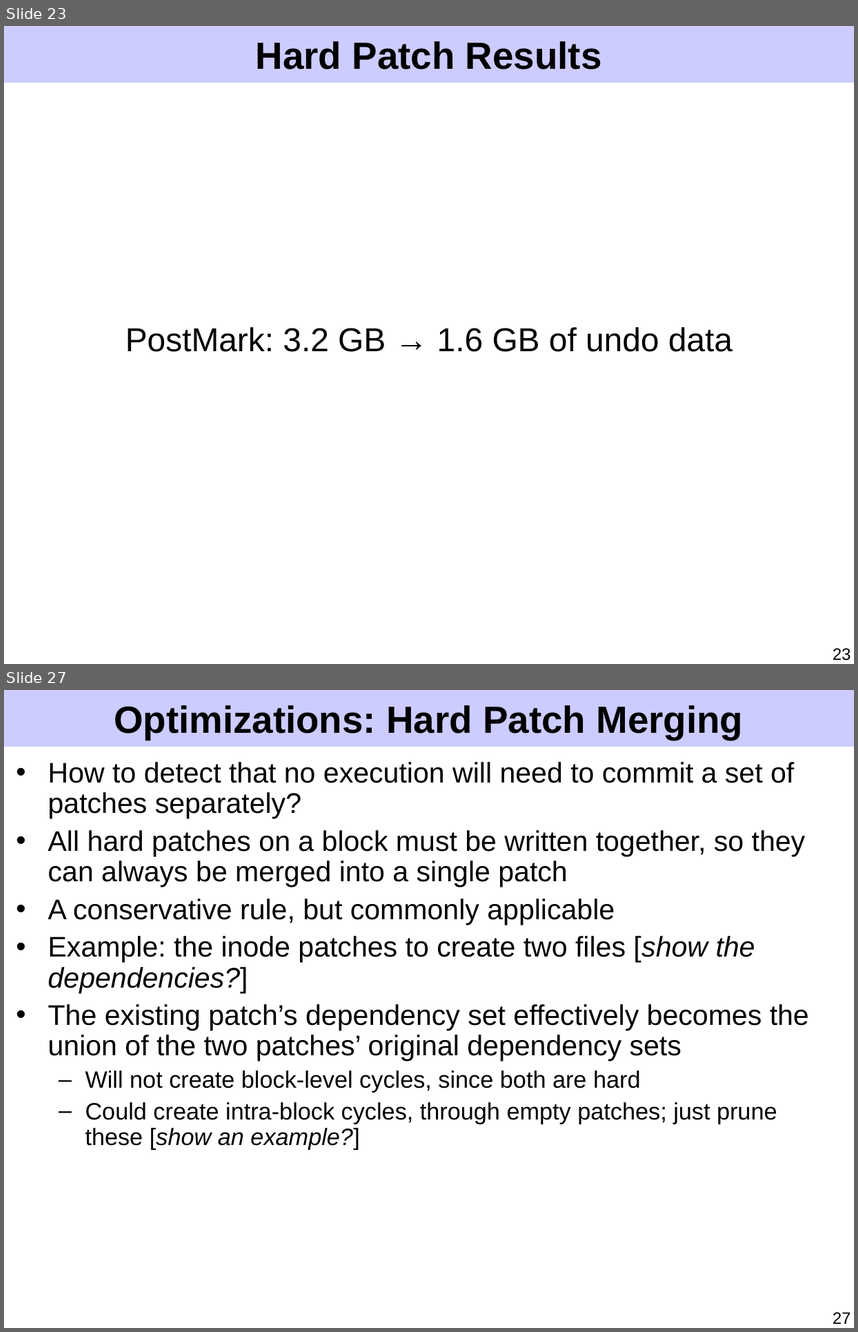
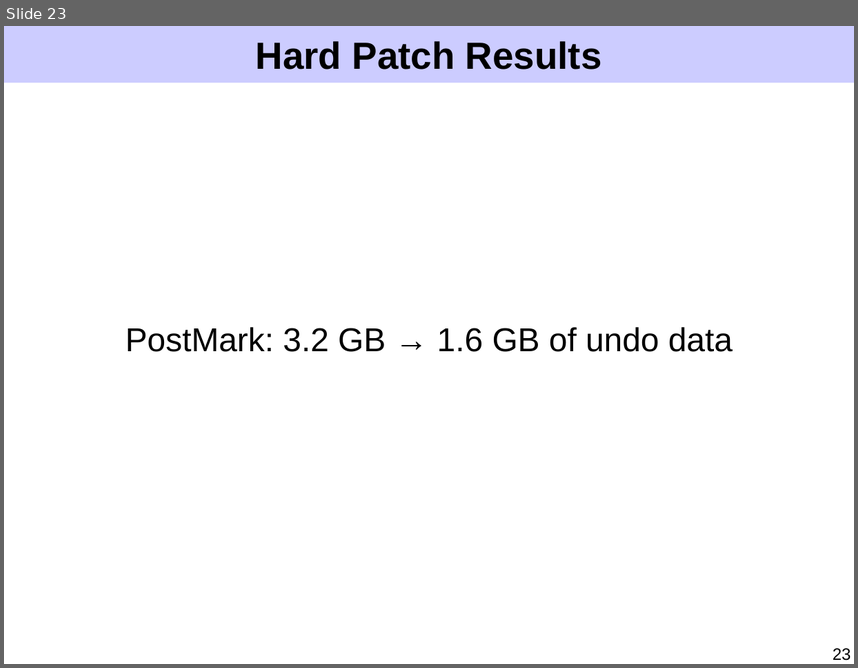
Before and after one commit to ucla-readable/fstitch-doc, a slide deck: sosp/pres.ppt. Shown one above the other, each under a label of ours: slides 23 and 27 before the commit, slide 23 after it; the slides between them are not shown. The pictures are 858x1332 and 858x668 pixels, drawn with LibreOffice and Linux fonts; fonts in the diff are those of the drawing. Boxes give left, top, right and bottom in pixels: in the first picture for what was removed or moved away, otherwise in the second. Text is boxed around its words. In the diff, an @@ line names an element or a change of style, - is before the commit and + after.

Commit message:
Slice, dice, and make remaining optimizations understandable, and make a first fill pass for patchgroups, implementation, evaluation, related work, and conclusions.

```diff
--- a/sosp/pres.ppt
+++ b/sosp/pres.ppt
@@ slide 27 removed at [4,690,854,1328], background #FFFFFF; not listed: 1 template element that a slide beside it also shows @@
@@ title removed at [114,705,743,740] @@
-Optimizations: Hard Patch Merging
@@ text removed at [48,762,809,1149] @@
-• How to detect that no execution will need to commit a set of patches separately?
-• All hard patches on a block must be written together, so they can always be merged into a single patch
-• A conservative rule, but commonly applicable
-• Example: the inode patches to create two files [show the dependencies?]
-• The existing patch’s dependency set effectively becomes the union of the two patches’ original dependency sets
-  – Will not create block-level cycles, since both are hard
-  – Could create intra-block cycles, through empty patches; just prune these [show an example?]
@@ page number removed at [833,1312,851,1323] @@
-27
```
Also in this commit, not shown: 9 slides changed, 13 slides added, 14 other slides removed.
